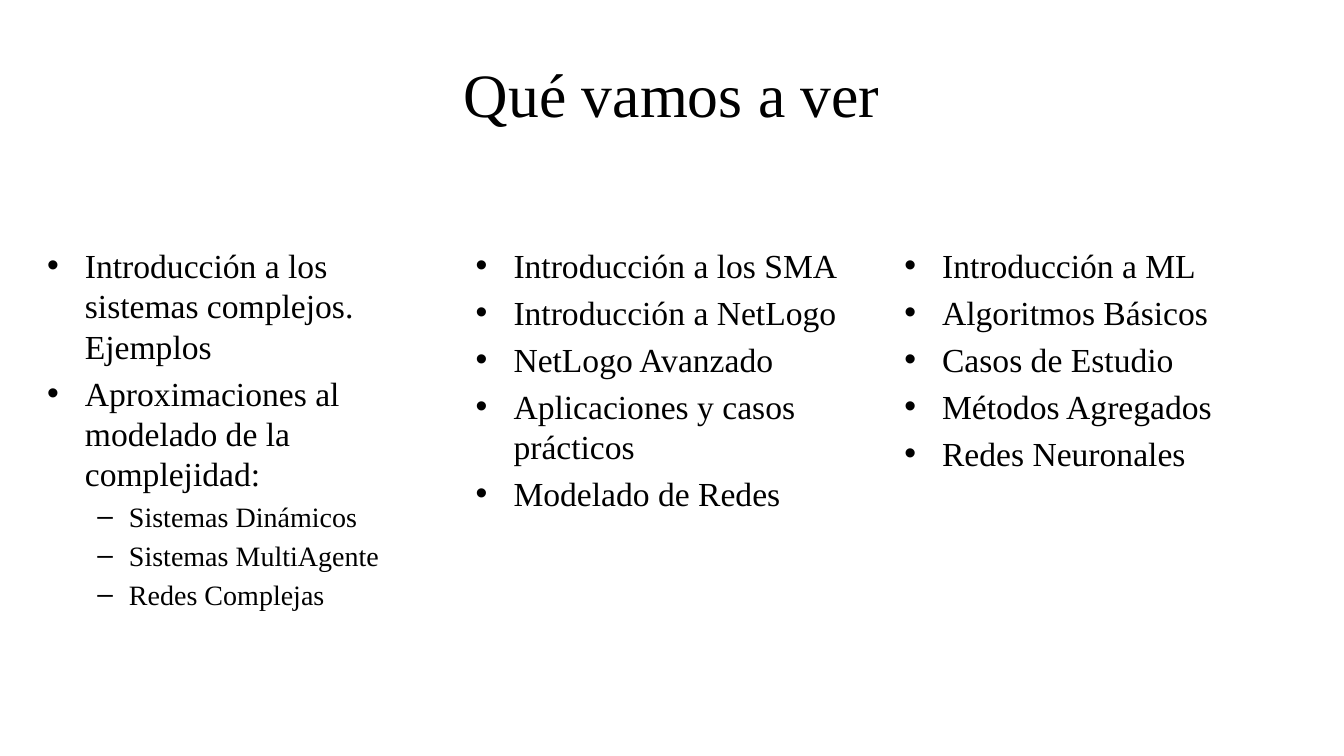
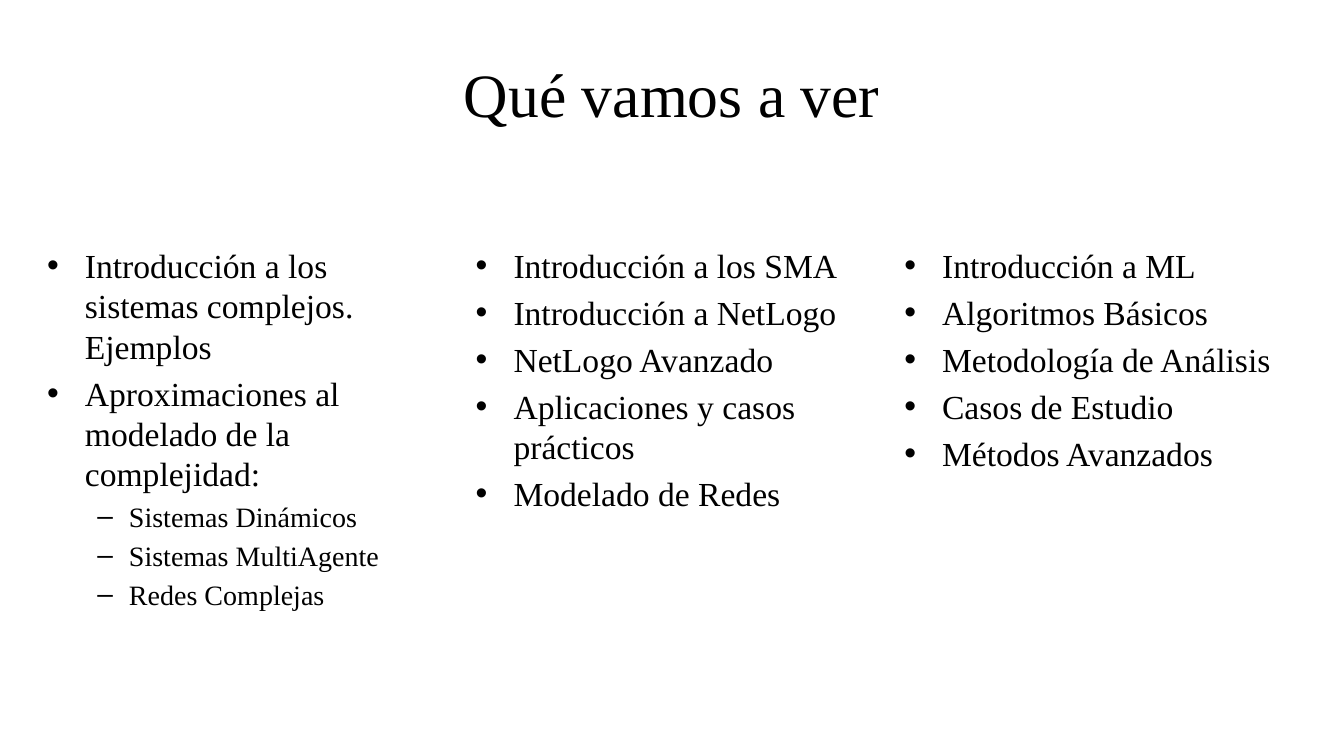
Before and after one commit to fsancho/Modelado-Analisis-Complejidad, a slide deck: slide 4 of Bloque I. Introducción/I.0. Presentacion - Cuenca.pptx. Drawn at 1344x756 pixels with LibreOffice and Linux fonts; fonts in the diff are those of the drawing; background and template pictures are left out. Boxes give left, top, right and bottom in pixels: in the first picture for what was removed or moved away, otherwise in the second. Text is boxed around its words. In the diff, an @@ line names an element or a change of style, - is before the commit and + after.

```diff
--- a/Bloque I. Introducción/I.0. Presentacion - Cuenca.pptx
+++ b/Bloque I. Introducción/I.0. Presentacion - Cuenca.pptx
@@ text at bbox=[942, 348, 1270, 378]: paragraph added @@
+• Metodología de Análisis
@@ text at bbox=[942, 442, 1213, 467]: text changed @@
-• Métodos Agregados
-• Redes Neuronales
+• Métodos Avanzados
```
Also in this commit, not shown: 1 other slide changed.
